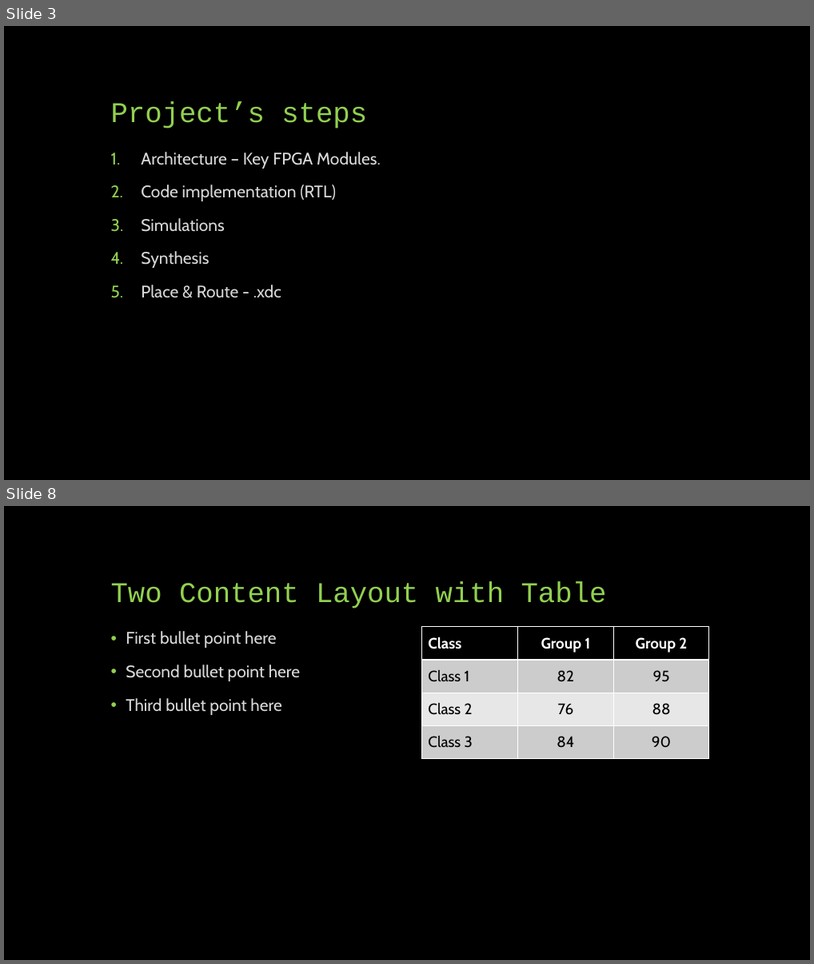
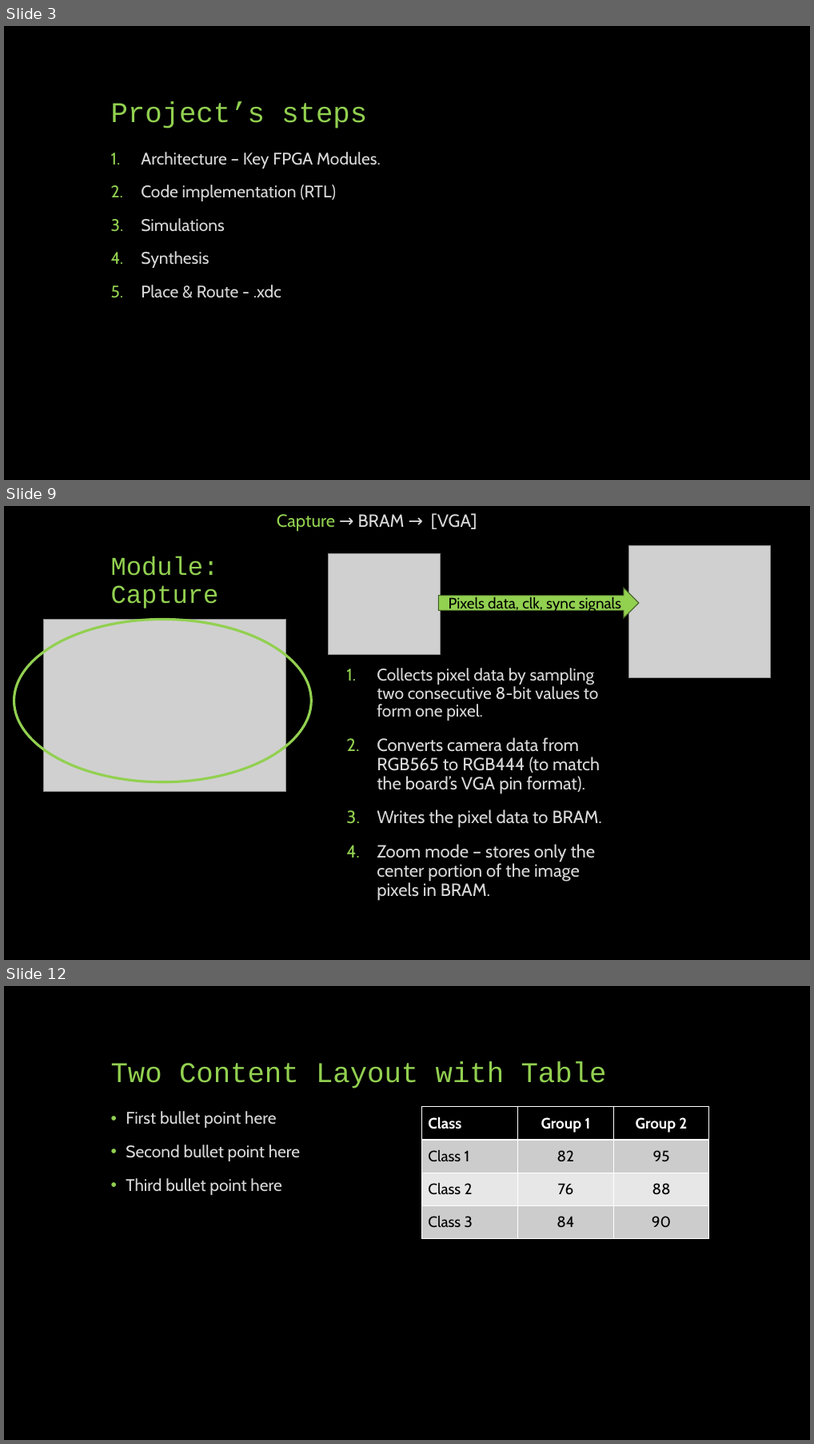
Before and after one commit to idowein/FPGA-image-interpolator, a slide deck: datasheets/Digital Zoom presentation.pptx. Shown one above the other, each under a label of ours: slides 3 and 8 before the commit, slides 3, 9 and 12 after it; the slides between them are not shown. The pictures are 814x964 and 814x1444 pixels, drawn with LibreOffice and Linux fonts; fonts in the diff are those of the drawing; grey boxes stand for pictures. Boxes give left, top, right and bottom in pixels: in the first picture for what was removed or moved away, otherwise in the second. Text is boxed around its words. In the diff, an @@ line names an element or a change of style, - is before the commit and + after.

```diff
--- a/datasheets/Digital Zoom presentation.pptx
+++ b/datasheets/Digital Zoom presentation.pptx
@@ slide 9 added at <box>4,506,810,960</box>, background #000000 @@
@@ text added at <box>277,513,478,532</box>, 21 pt, text #D9D9D9 @@
+Capture → BRAM → [VGA]
@@ picture added at <box>629,546,771,678</box> @@
@@ title added at <box>111,556,219,608</box>, 30.6 pt, text #92D050 @@
+Module:
+Capture
@@ picture added at <box>328,554,441,655</box> @@
@@ right arrow added at <box>439,588,639,618</box>, fill #92D050, outline #405B23 1 pt, 18 pt, text #000000 @@
+Pixels data, clk, sync signals
@@ ellipse added at <box>14,619,312,782</box>, outline #92D050 3 pt @@
@@ picture added at <box>43,619,286,792</box> @@
@@ text added at <box>377,668,602,900</box>, 21 pt, text #D9D9D9 @@
+1. Collects pixel data by sampling two consecutive 8-bit values to form one pixel.
+2. Converts camera data from RGB565 to RGB444 (to match the board’s VGA pin format).
+3. Writes the pixel data to BRAM.
+4. Zoom mode – stores only the center portion of the image pixels in BRAM.
@@ what was slide 8 is now slide 12 @@
```
Also in this commit, not shown: 5 slides changed, 3 other slides added, 1 other file.
